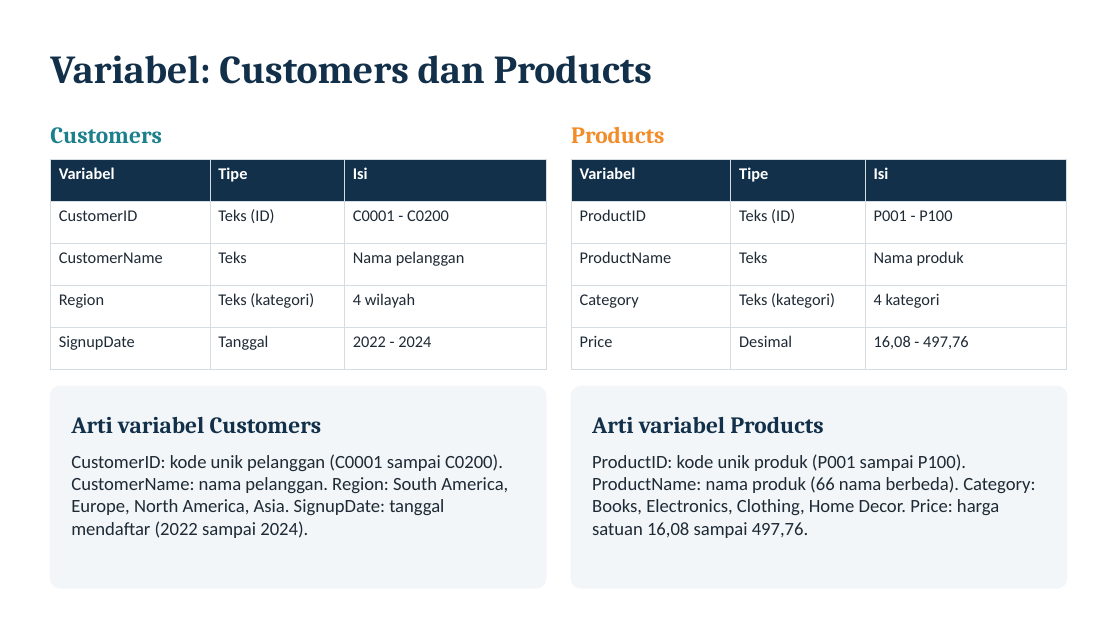
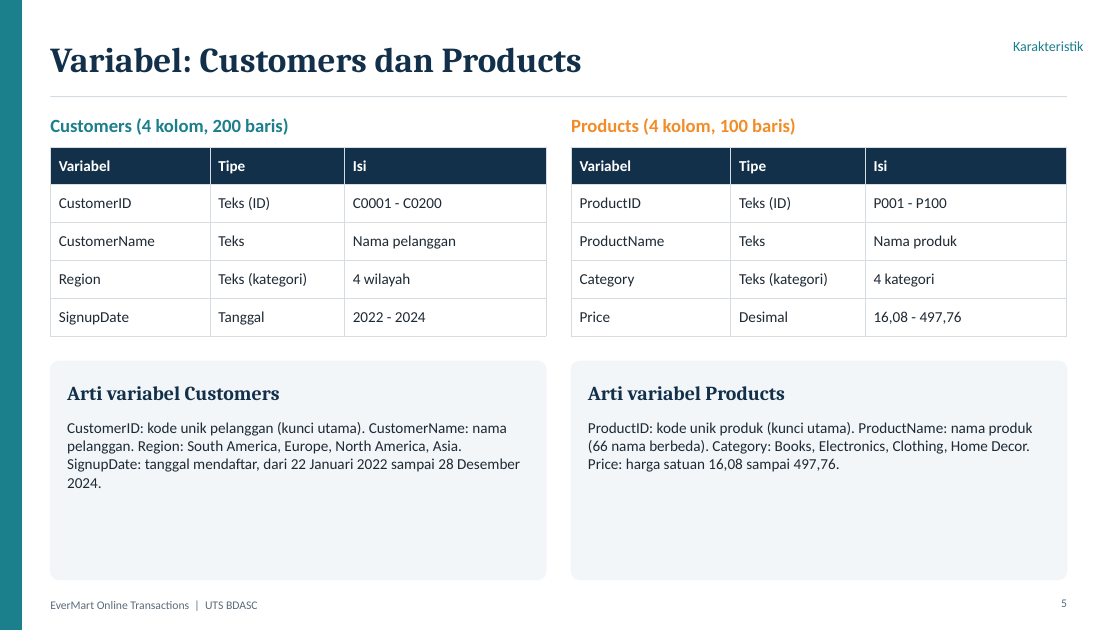
Before and after one commit to farhansech/EXACOUNT, a slide deck: slide 5 of output/EverMart_UTS_BDASC.pptx (slide 6 before the commit). Drawn at 1120x630 pixels with LibreOffice and Linux fonts; fonts in the diff are those of the drawing. Boxes give left, top, right and bottom in pixels: in the first picture for what was removed or moved away, otherwise in the second. Text is boxed around its words. In the diff, an @@ line names an element or a change of style, - is before the commit and + after.

```diff
--- a/output/EverMart_UTS_BDASC.pptx
+++ b/output/EverMart_UTS_BDASC.pptx
@@ rectangle added at [0, 0, 21, 630], fill #1B7F8C, outline #1B7F8C 1 pt @@
@@ text "Variabel: Customers dan Products": place and size @@
-text "Variabel: Customers dan Products" at [50, 55, 652, 84]
+text "Variabel: Customers dan Products" at [50, 47, 582, 73]
@@ text "Variabel: Customers dan Products" at [50, 47, 582, 73]: size 34 to 30 pt @@
@@ text added at [1013, 41, 1083, 51], 12 pt, text #1B7F8C @@
+Karakteristik
@@ text at [50, 118, 289, 135]: text changed; size 20 to 16 pt; font Cambria to Calibri @@
-Customers
+Customers (4 kolom, 200 baris)
@@ text "Customers (4 kolom, 200 baris)" at [50, 118, 289, 135]: vertical alignment middle to top @@
@@ line added from (50, 97) to (1067, 97), #D5DDE3 1 pt @@
@@ text "Products (4 kolom, 100 baris)" at [571, 118, 796, 135]: vertical alignment middle to top @@
@@ text at [571, 118, 796, 135]: text changed; size 20 to 16 pt; font Cambria to Calibri @@
-Products
+Products (4 kolom, 100 baris)
@@ table at [50, 147, 546, 329] @@
@@ size 14 to 13 pt @@
@@ table: place and size @@
-table at [50, 160, 546, 354]
+table at [50, 147, 546, 329]
@@ table at [571, 147, 1067, 328] @@
@@ size 14 to 13 pt @@
@@ table: place and size @@
-table at [571, 160, 1067, 353]
+table at [571, 147, 1067, 328]
@@ rounded rectangle: place and size @@
-rounded rectangle at [50, 386, 546, 588]
+rounded rectangle at [50, 361, 546, 580]
@@ rounded rectangle at [50, 361, 546, 580]: proportions changed @@
@@ text "Arti variabel Customers": place and size @@
-text "Arti variabel Customers" at [71, 417, 322, 434]
+text "Arti variabel Customers" at [67, 386, 280, 400]
@@ text "Arti variabel Customers" at [67, 386, 280, 400]: size 20 to 17 pt @@
@@ rounded rectangle at [571, 361, 1067, 580]: proportions changed @@
@@ rounded rectangle: place and size @@
-rounded rectangle at [571, 386, 1067, 588]
+rounded rectangle at [571, 361, 1067, 580]
@@ text "Arti variabel Products" at [588, 386, 784, 400]: size 20 to 17 pt @@
@@ text "Arti variabel Products": place and size @@
-text "Arti variabel Products" at [592, 416, 823, 433]
+text "Arti variabel Products" at [588, 386, 784, 400]
@@ text at [67, 422, 520, 488]: text changed; size 16 to 13 pt @@
-CustomerID: kode unik pelanggan (C0001 sampai C0200). CustomerName: nama pelanggan. Region: South America, Europe, North America, Asia. SignupDate: tanggal mendaftar (2022 sampai 2024).
+CustomerID: kode unik pelanggan (kunci utama). CustomerName: nama pelanggan. Region: South America, Europe, North America, Asia. SignupDate: tanggal mendaftar, dari 22 Januari 2022 sampai 28 Desember 2024.
@@ text at [588, 422, 1033, 472]: text changed; size 16 to 13 pt @@
-ProductID: kode unik produk (P001 sampai P100). ProductName: nama produk (66 nama berbeda). Category: Books, Electronics, Clothing, Home Decor. Price: harga satuan 16,08 sampai 497,76.
+ProductID: kode unik produk (kunci utama). ProductName: nama produk (66 nama berbeda). Category: Books, Electronics, Clothing, Home Decor. Price: harga satuan 16,08 sampai 497,76.
@@ page number added at [1061, 599, 1067, 607], 10 pt, text #5B6B79 @@
+5
@@ text added at [50, 601, 258, 609], 10 pt, text #5B6B79 @@
+EverMart Online Transactions | UTS BDASC
```
Also in this commit, not shown: 26 other slides changed, 9 slides added, 8 slides removed, 1 other file.
